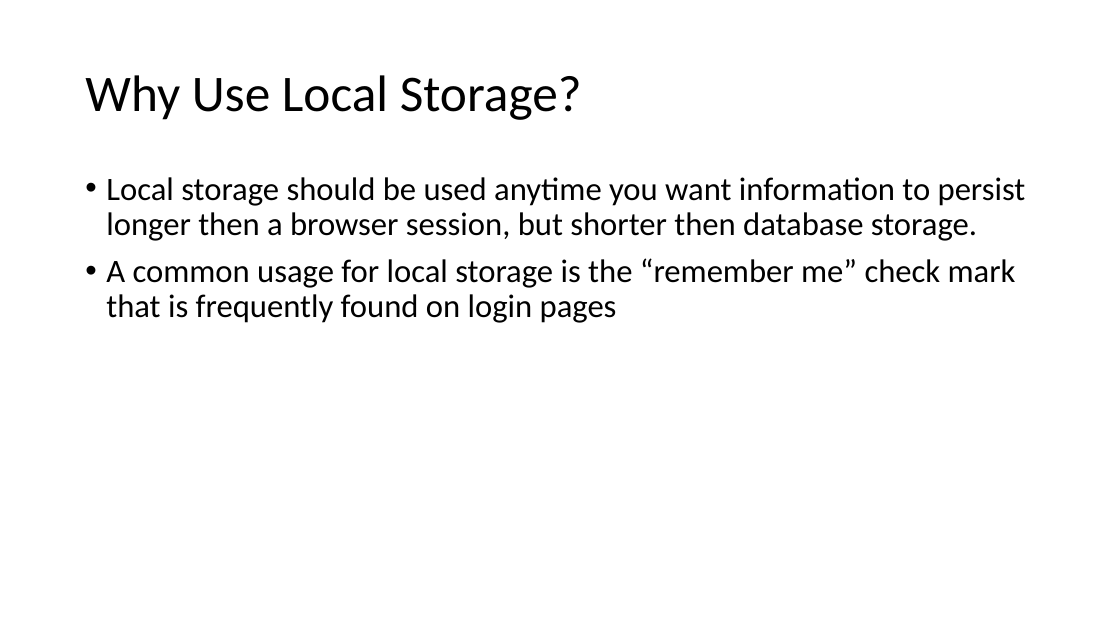
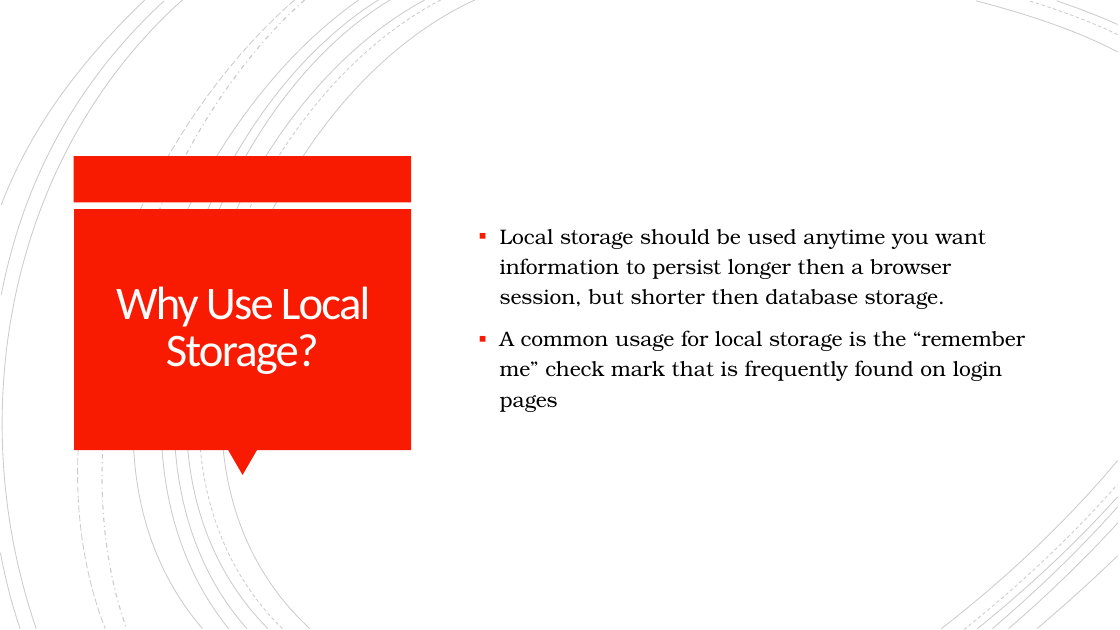
Before and after one commit to rdockstader/BYUI-CS, a slide deck: slide 3 of CIT261/05 Local Storage/Local Storage.pptx. Drawn at 1120x630 pixels with LibreOffice and Linux fonts; fonts in the diff are those of the drawing. Boxes give left, top, right and bottom in pixels: in the first picture for what was removed or moved away, otherwise in the second. Text is boxed around its words. In the diff, an @@ line names an element or a change of style, - is before the commit and + after.

Commit message:
add design to power point local storage

```diff
--- a/CIT261/05 Local Storage/Local Storage.pptx
+++ b/CIT261/05 Local Storage/Local Storage.pptx
@@ group added at [0,0,1118,630]: 21 freeform shapes @@
@@ text "Local storage should be used ...": place and size @@
-text "Local storage should be used ..." at [106,177,1026,323]
+text "Local storage should be used ..." at [500,229,1025,412]
@@ text "Local storage should be used ..." at [500,229,1025,412]: size 28 to 18 pt, font Calibri to TeX Gyre Bonum; bullet • to ▪; line spacing 0.9 to 1.2; vertical alignment top to middle @@
@@ rectangle added at [74,156,412,202], fill #F81B02 @@
@@ rectangle added at [74,209,411,450], fill #F81B02 @@
@@ title "Why Use Local Storage?": place and size @@
-title "Why Use Local Storage?" at [85,75,582,120]
+title "Why Use Local Storage?" at [116,286,370,374]
@@ title "Why Use Local Storage?" at [116,286,370,374]: size 44 to 40 pt, text colour #000000 to #FFFEFF, letter spacing 0 to -1.5 pt; alignment left to centre; line spacing 0.9 to 0.85 @@
@@ triangle added at [228,450,257,476], fill #F81B02 @@
```
Also in this commit, not shown: 5 other slides changed, 1 other file.
